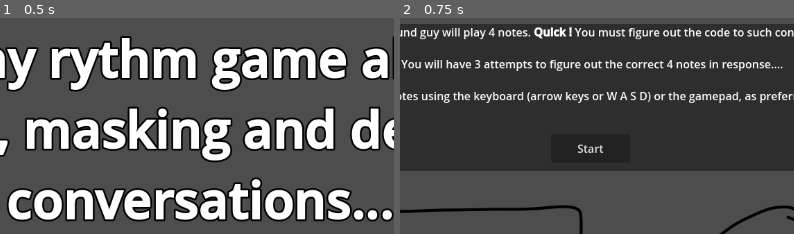
Above: before the commit, frames 1-2 (left to right).
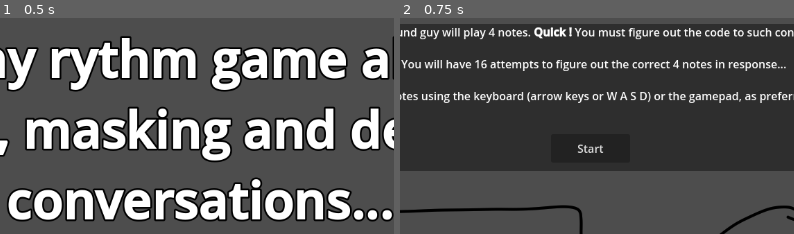
Above: after the commit, the same moments.

Repository: edralzar/gwj-86
Game: Godot game, scene res://LoadingScreen.tscn
The game is run twice, just before and just after one commit, with the same random seed, the same clock (stepped at 60 frames per second) and the same inputs. Sound files missing from this copy of the repository are replaced by a short silence.
Inputs:
- Up to frame 1 (0.5 s): no input
- Up to frame 2 (0.75 s): click "PLAY" at 0.5 s
The pictures show only the part of the screen within x 25-75%, y 0-50%; the shares and areas given below are measured in that part.

Frame 1 is identical in both runs. In frame 2, 1.8% of the frame differs, in the area x 19-98%, y 19-25%.

Commit message:
Instructions adapt to challenge

Diff:
--- a/node_2d.gd
+++ b/node_2d.gd
@@ -1,6 +1,7 @@
 extends Node2D
 
 @onready var r: RhythmNotifier = $RhythmNotifier
+@onready var instructions: RichTextLabel = $Panel/Instructions
 @onready var progress: Label = $Panel/ProgressLabel
 @onready var synth: SamplerInstrument2D = $Sampler2D
 @onready var beatsPerAttempt := notes.size() + responses.size()
@@ -31,6 +32,9 @@
 		$Panel/Line2D/NoteMarker4
 	]
 	progress.text = ""
+	instructions.text = instructions.text.replace("{ATTEMPTS}", str(max_attempts))
+	instructions.text = instructions.text.replace("{CHALLENGE}", str(notes.size()))
+	instructions.text = instructions.text.replace("{RESPONSES}", str(responses.size()))
 
 func _start():
 	beatMs = r.beat_length
--- a/scene_1.tscn
+++ b/scene_1.tscn
@@ -104,9 +104,9 @@
 offset_right = 974.0
 offset_bottom = 183.0
 bbcode_enabled = true
-text = "The little round guy will play 4 notes. [b]Quick ![/b] You must figure out the code to such conversations!
+text = "The little round guy will play {CHALLENGE} notes. [b]Quick ![/b] You must figure out the code to such conversations!
 
-You will have 3 attempts to figure out the correct 4 notes in response....
+You will have {ATTEMPTS} attempts to figure out the correct {RESPONSES} notes in response...
 
 Play notes using the keyboard (arrow keys or [b][code]W A S D[/code][/b]) or the gamepad, as preferred 🎶"
 fit_content = true
